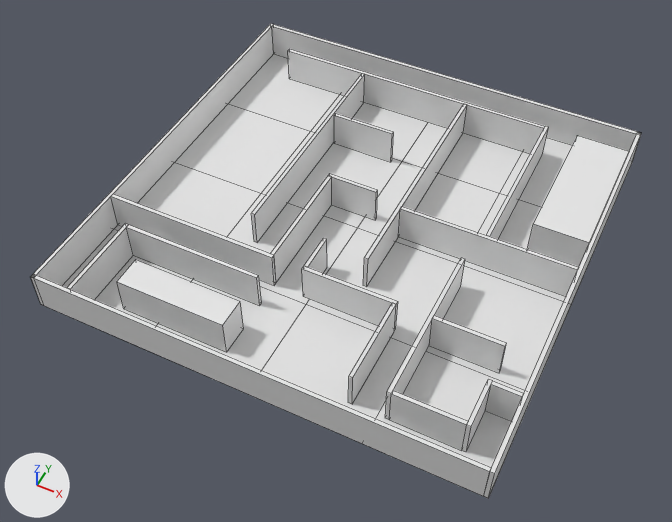
The FBX model Assets/Models/M1.fbx as it was, and as the next commit left it.
The view is the same before and after, from a 50 mm camera at (12.8, -26.3, 30.5) aimed at (0.4, -1.5, -0.5). The axes (+X, +Y, +Z) are drawn at lower left. The lights are the same throughout. Mesh edges are drawn as thin lines. Materials are left out; every surface is plain grey. Where no turn or scale is listed for an object, it has been applied to the vertices.
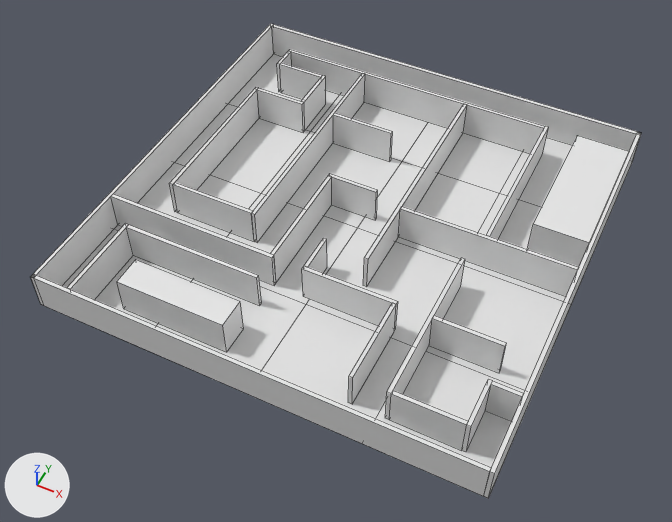
Where the change shows, as pixel boxes [x1, y1, x2, y2] in the pictures (672 x 522 px):
'Box027', added: after [169, 87, 259, 213]
'Box028', added: after [173, 182, 254, 241]
'Box029', added: after [257, 88, 305, 132]
'Box031', added: after [280, 63, 323, 99]
'Box030', added: after [301, 75, 326, 130]
'Box032', added: after [277, 51, 292, 92]

The change in detail:
Mesh me_mesh_025_1 is new.
It is a box spanning x -0.01..2.36, y -0.09..0.09, z 0.0..1.78.
Mesh me_mesh_023_1 is new.
It is a box spanning x -0.01..2.53, y -0.09..0.09, z 0.0..1.78.
Mesh me_mesh_022_1 is new.
It is a box spanning x -0.01..4.05, y -0.09..0.09, z 0.0..1.78.
Mesh me_mesh_031 is new.
It is a box spanning x -0.09..0.09, y -0.01..7.73, z 0.0..1.78.
Mesh me_mesh_024_1 is new.
It is a box spanning x -0.09..0.09, y -0.01..2.32, z 0.0..1.78.
Mesh me_mesh_026 is new.
It is a box spanning x -0.09..0.09, y -0.01..1.21, z 0.0..1.78.
Object 'Box031' (ob_box031) is new; it shows me_mesh_025_1.
Its location is (-7.28, 7.48, 0.0).
Object 'Box029' (ob_box029) is new; it shows me_mesh_023_1.
Its location is (-7.28, 5.15, 0.0).
Object 'Box028' (ob_box028) is new; it shows me_mesh_022_1.
Its location is (-7.28, -2.42, 0.0).
Object 'Box027' (ob_box027) is new; it shows me_mesh_031.
Its location is (-7.37, -2.5, 0.0).
Object 'Box030' (ob_box030) is new; it shows me_mesh_024_1.
Its location is (-4.84, 5.24, 0.0).
Object 'Box032' (ob_box032) is new; it shows me_mesh_026.
Its location is (-7.37, 7.4, 0.0).
